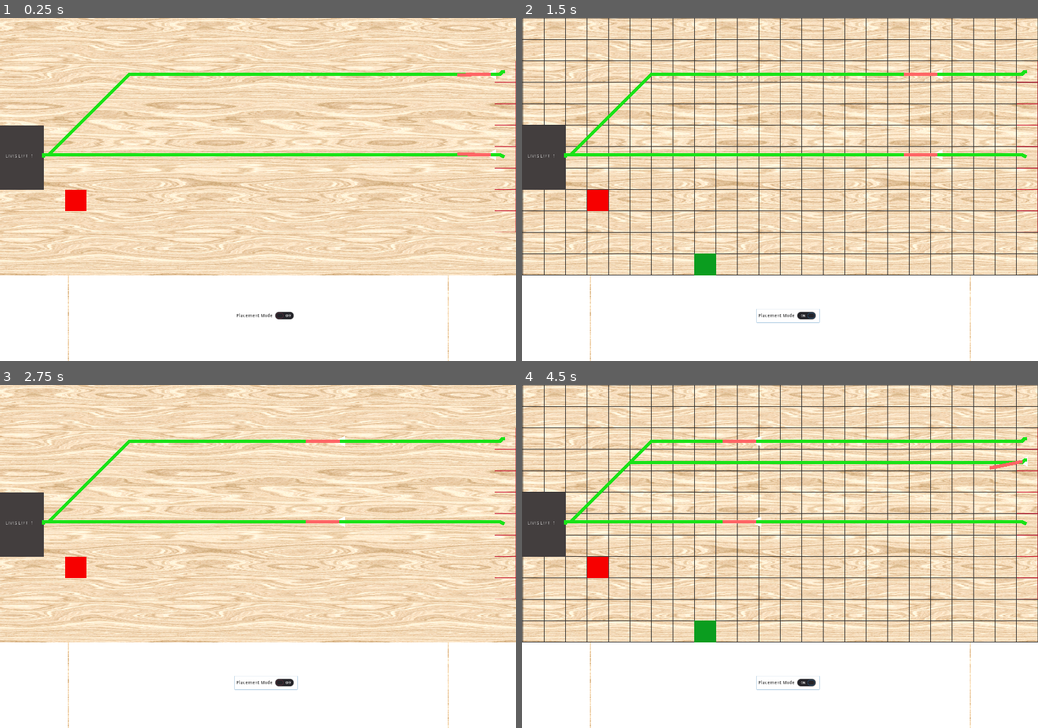
Above: before the commit, frames 1-4 (two rows, left to right).
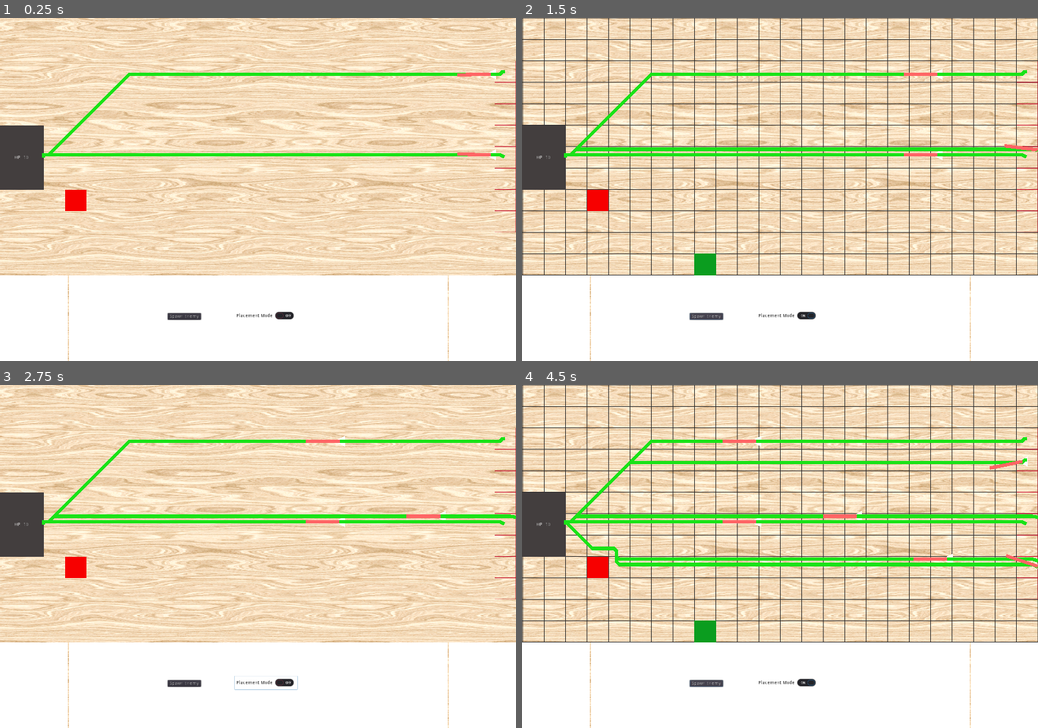
Above: after the commit, the same moments.

Repository: CSMA-Technology/chelydra
Game: Godot game, scene res://Temporary_Scenes/Spawns.tscn
The game is run twice, just before and just after one commit, with the same random seed, the same clock (stepped at 60 frames per second) and the same inputs. This scene is started directly instead of the project's main scene.
Inputs (mouse positions are in pixels of both pictures, inside the frame that each line leads up to):
- Up to frame 1 (0.25 s): no input
- Up to frame 2 (1.5 s): click "Placement Mode" at 0.5 s; click (707, 316) at 1.25 s, where only the run after the commit has a clickable "Spawn Enemy"
- Up to frame 3 (2.75 s): click "Placement Mode" at 2 s
- Up to frame 4 (4.5 s): click (707, 683) at 2.75 s, where only the run after the commit has a clickable "Spawn Enemy"; click "Placement Mode" at 3.5 s; click (707, 683) at 4.25 s, where only the run after the commit has a clickable "Spawn Enemy"

The runs differ from the first frame. In frame 1, 0.2% of the frame differs, in the area x 1-40%, y 39-89%; in frame 2, 1.2%; in frame 3, 1.2%; in frame 4, 3.1%, in the area x 1-100%, y 36-89%.

Commit message:
added button for dev mode to spawn an enemy from random point on the right hand side of the grid

Diff:
--- a/Enemies/TemplateEnemy.gd
+++ b/Enemies/TemplateEnemy.gd
@@ -11,7 +11,7 @@
 const ARRIVAL_BUFFER = 10
 const SPEED = 3
 
-signal reached_goal
+signal reached_goal(damage)
 
 func set_debug(val: bool):
 	debug_mode = val
@@ -44,5 +44,6 @@
 	next_destination_idx = 0
 
 func handle_goal_arrival():
-	emit_signal("reached_goal")
+#	print_debug("reached goal inside enemy")
+	emit_signal("reached_goal", 1)
 	queue_free()
--- a/levels/TemplateLevel.gd
+++ b/levels/TemplateLevel.gd
@@ -5,10 +5,11 @@
 var enemy = preload("res://Enemies/TemplateEnemy.tscn")
 var is_grid_on = false
 export var placement_mode = false
-export var lives = 3
+export var health = 3
 
 func _ready():
-	update_score_label(lives)
+	randomize()
+	update_score_label(health)
 
 func _process(_delta):
 	if (placement_mode):
@@ -16,6 +17,7 @@
 	else:
 		$TowerPlacement.hide()
 
+# debug / dev function
 func _on_PlacementModeButton_toggled(placement_mode_toggle):
 	placement_mode = placement_mode_toggle
 
@@ -30,13 +32,19 @@
 	new_enemy.position = position
 	new_enemy.debug_mode = true
 	$Enemies.add_child(new_enemy)
+	if new_enemy.has_signal("reached_goal"):
+		new_enemy.connect("reached_goal", self, "_on_Enemy_reached_goal")
 
 func update_score_label(score):
-	score_label.text = "LIVES LEFT: " + str(score)
+	score_label.text = "HP: " + str(score)
 
-func _on_Enemy_reached_goal():
-	print_debug("enemy reached goal!")
-	lives -= 1
-	if (lives <= 0):
+func _on_Enemy_reached_goal(damage):
+	print("enemy reached goal!")
+	health -= damage
+	update_score_label(health)
+	if (health <= 0):
 		get_tree().quit()
-	update_score_label(lives)
+
+# debug / dev function
+func _on_SpawnEnemyButton_pressed():
+	spawn_enemy(Vector2(1568, clamp(randi() % 1025, 0, 1024)))
--- a/levels/TemplateLevel.tscn
+++ b/levels/TemplateLevel.tscn
@@ -78,7 +78,7 @@
 
 [node name="TemplateLevel" type="Node2D"]
 script = ExtResource( 6 )
-lives = 1
+health = 10
 
 [node name="BackgroundTileMap" type="TileMap" parent="."]
 tile_set = SubResource( 1 )
@@ -129,7 +129,7 @@
 border_width = 1.4
 editor_only = false
 
-[node name="CheckButton" type="CheckButton" parent="CanvasLayer"]
+[node name="PlacementModeButton" type="CheckButton" parent="CanvasLayer"]
 margin_left = 697.0
 margin_top = 869.0
 margin_right = 773.0
@@ -140,6 +140,13 @@
 custom_colors/font_color_hover = Color( 0, 0, 0, 1 )
 custom_colors/font_color_pressed = Color( 0, 0, 0, 1 )
 text = "Placement Mode"
+
+[node name="SpawnEnemyButton" type="Button" parent="CanvasLayer"]
+margin_left = 498.0
+margin_top = 881.0
+margin_right = 597.0
+margin_bottom = 901.0
+text = "Spawn Enemy"
 
 [node name="Towers" type="Node" parent="."]
 
@@ -159,13 +166,14 @@
 position = Vector2( 128, 416 )
 
 [node name="ScoreLabel" type="Label" parent="."]
-margin_left = 15.0
-margin_top = 406.0
-margin_right = 105.0
-margin_bottom = 420.0
-text = "LIVES LEFT: 10"
+margin_left = 17.0
+margin_top = 410.0
+margin_right = 107.0
+margin_bottom = 424.0
+text = "HP: 10"
+align = 1
 
-[connection signal="toggled" from="CanvasLayer/CheckButton" to="." method="_on_PlacementModeButton_toggled"]
+[connection signal="toggled" from="CanvasLayer/PlacementModeButton" to="." method="_on_PlacementModeButton_toggled"]
+[connection signal="pressed" from="CanvasLayer/SpawnEnemyButton" to="." method="_on_SpawnEnemyButton_pressed"]
 [connection signal="reached_goal" from="Enemies/TemplateEnemy" to="." method="_on_Enemy_reached_goal"]
 [connection signal="place_tower" from="TowerPlacement" to="." method="place_tower"]
-[connection signal="area_entered" from="Goal" to="." method="_on_Goal_area_entered"]
